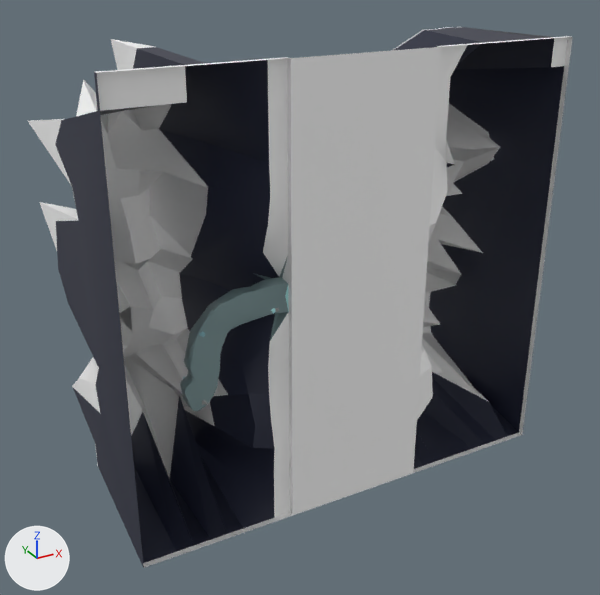
Before and after pictures for a commit that changed the Blender file Assets/World/SideMountains/GORY_CC.blend.
Rendered twice from a 50 mm lens placed at (-120.0, -258.0, 121.0), pointed at (39.0, 32.0, -24.0). Arrows for +X, +Y and +Z are at lower left; the lights stay in place.

Names of what the first picture shows: 'rock'.
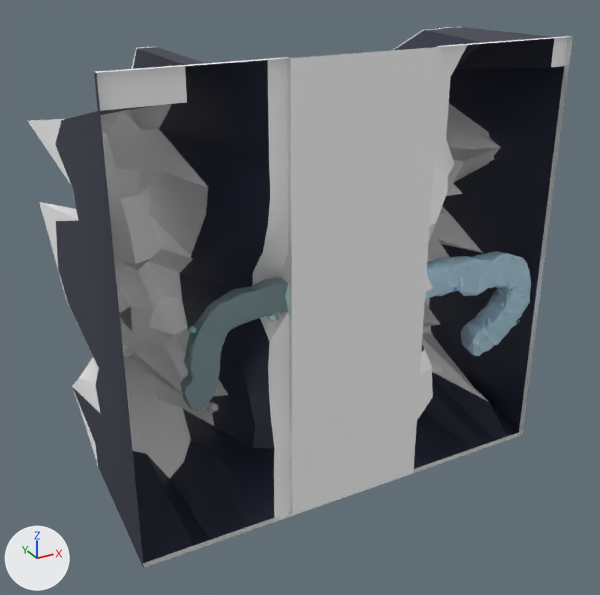
The newer file is also turned or shifted as a whole; pictures and numbers use the older file's frame.

Boxes [x1, y1, x2, y2] around the edits, measured in the pictures (600 x 595 px; the box of a moved part takes in the faces that stretch with it):
part 1 of me_rock, moved or reshaped
    before: [271, 308, 276, 314]
    after: [267, 314, 276, 322]
part 2 of me_rock, moved or reshaped
    before: [199, 331, 205, 337]
    after: [188, 326, 196, 333]
part 3 of me_rock, built on
    before: [416, 139, 460, 461]
    after: [416, 139, 531, 461]
part 4 of me_rock, built on
    both: [39, 202, 243, 551]
part 5 of me_rock, moved or reshaped
    before: [76, 39, 155, 168]
    after: [100, 47, 149, 168]
part 6 of me_rock, recoloured
    both: [253, 253, 279, 341]
part 7 of me_rock, recoloured
    both: [253, 258, 288, 340]

The change, as a diff of the scene's bpy script:
```diff
--- a/Assets/World/SideMountains/GORY_CC.blend.py
+++ b/Assets/World/SideMountains/GORY_CC.blend.py
@@ mat_material_015 @@
+mat_material_015 = principled_material('Material.015')
+mat_material_015.base_color = (0.219, 0.613, 0.838)  # cyan #81cdec
@@ mat_material_013 @@
+mat_material_013 = principled_material('Material.013')
+mat_material_013.base_color = (0.537, 0.537, 0.537)  # light grey #c2c2c2
@@ mat_material_006 @@
+mat_material_006 = principled_material('Material.006')
+mat_material_006.base_color = (0.311, 0.311, 0.311)  # grey #979797
@@ mat_materiał_001 @@
+mat_materiał_001 = principled_material('Materiał.001')
+mat_materiał_001.base_color = (0.225, 0.397, 0.8)  # blue #82a9e7
@@ mat_material_009 @@
+mat_material_009 = principled_material('Material.009')
+mat_material_009.base_color = (0.165, 0.218, 0.242)  # cyan #718187
@@ mat_materiał_002 @@
+mat_materiał_002 = principled_material('Materiał.002')
+mat_materiał_002.base_color = (0.225, 0.397, 0.8)  # blue #82a9e7
@@ mat_material_014 @@
+mat_material_014 = principled_material('Material.014')
+mat_material_014.base_color = (0.8, 0.8, 0.8)  # white #e7e7e7
+mat_material_014.roughness = 0.4
@@ mat_materiał @@
+mat_materiał = principled_material('Materiał')
+mat_materiał.base_color = (0.441, 0.666, 0.8)  # blue #b1d5e7
@@ mat_materiał_003 @@
+mat_materiał_003 = principled_material('Materiał.003')
+mat_materiał_003.base_color = (0.225, 0.397, 0.8)  # blue #82a9e7
@@ me_rock @@
 # used by ob_rock; location = (26.6, -12.0, 21.7); scale = (2.26, 2.26, 2.26)
-me_rock.from_pydata(...)  # 997 vertices, 1419 faces; spans x -35.5..46.8, y -1.9..48.4, z -52.0..27.6
+me_rock.from_pydata(...)  # 1731 vertices, 2850 faces; spans x -35.5..46.8, y -2.0..48.4, z -52.0..27.6
+# me_rock part 1: the loose piece of 83 vertices spanning x -10.9..-9.6, y -0.7..1.0, z -12.2..-11.0 is moved by (0.0, 0.0, -1.4)
+# me_rock part 2: the loose piece of 70 vertices spanning x -23.2..-22.0, y -0.9..0.4, z -13.4..-12.2 is moved by (-1.5, 0.0, 1.0)
+# me_rock part 3: 3 vertices moved from x 24.6..28.2, y 1.9..37.5, z -49.5..7.7 to x 24.4..28.2, y 1.0..19.9, z -49.5..5.5; 2 vertices removed from x 22.0..22.3, y 8.8..9.0, z -22.2..-17.2; 736 vertices added at x 20.6..46.7, y -0.4..9.0, z -32.8..-10.5
+# me_rock part 4: 11 vertices moved from x -35.5..-20.0, y 13.7..32.1, z -42.1..-12.2 to x -35.5..-20.0, y 19.1..37.2, z -49.3..-12.2; 70 vertices added at x -22.4..-20.5, y -1.3..0.5, z -27.3..-25.2
+# me_rock part 5: 2 vertices moved from x -29.3..-23.1, y 28.8..32.7, z 22.1..27.6 to x -29.3..-23.1, y 19.6..28.8, z 15.5..27.6
+# me_rock part 6: 3 faces spanning x -10.8..-7.7, y 0.0..5.9, z -17.2..-2.3 switch from mat_material_001 (dark blue #292d41) to mat_material (white #ffffff)
+# me_rock part 7: 6 faces spanning x -10.8..-7.7, y -0.8..5.9, z -17.2..-2.3 switch from mat_material_005 (cyan #7b9496) to mat_material (white #ffffff)
 me_rock.materials.append(mat_material_004)
@@ me_rock @@
 me_rock.materials.append(mat_material_010)
+me_rock.materials.append(mat_material_006)  # grey #979797
+me_rock.materials.append(mat_material_009)  # cyan #718187
+me_rock.materials.append(mat_material_013)  # light grey #c2c2c2
+me_rock.materials.append(mat_material_014)  # white #e7e7e7
+me_rock.materials.append(mat_materiał)  # blue #b1d5e7
+me_rock.materials.append(mat_materiał_001)  # blue #82a9e7
+me_rock.materials.append(mat_material_015)  # cyan #81cdec
+me_rock.materials.append(mat_materiał_002)  # blue #82a9e7
+me_rock.materials.append(mat_materiał_003)  # blue #82a9e7
```
